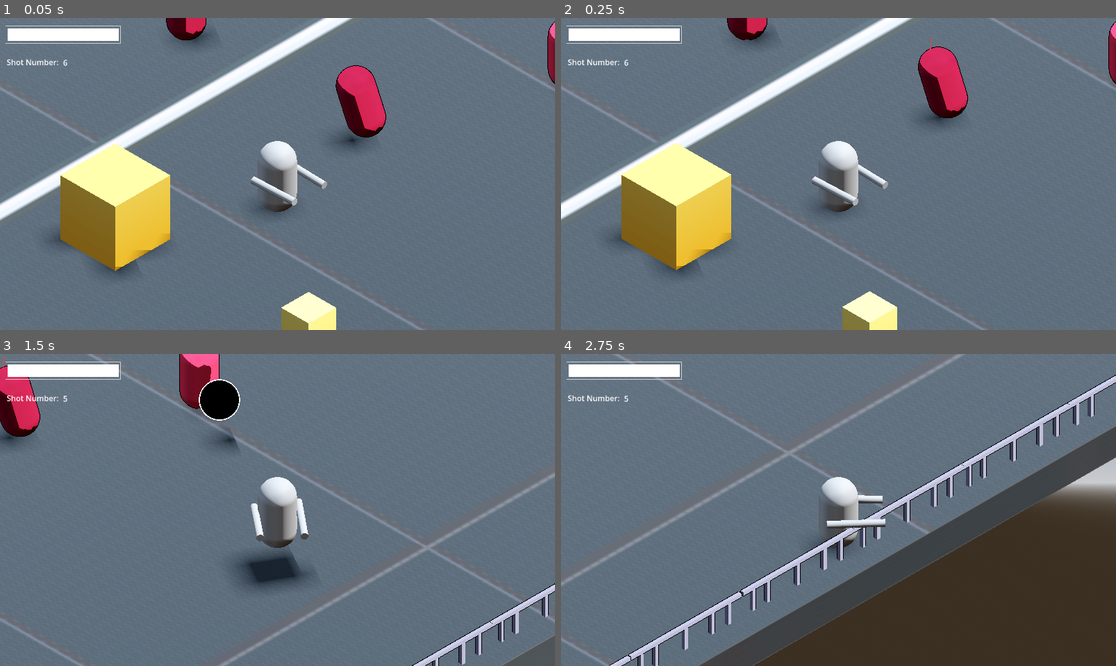
Above: before the commit, frames 1-4 (two rows, left to right).
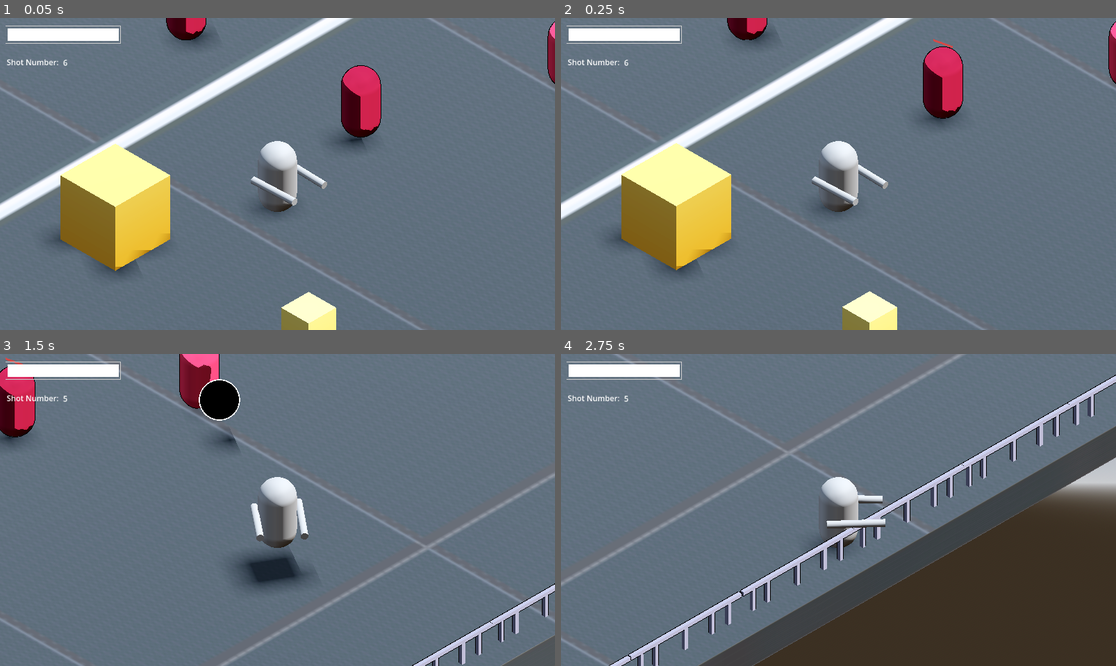
Above: after the commit, the same moments.

Repository: yashGhela/blame
Game: Godot game, scene res://levels/lab.tscn
Same seed, same stepped clock (60 frames per second), same inputs: the game is played once before the commit and once after it. The project has no main scene, so this scene is started directly.
Inputs (mouse positions are in pixels of both pictures, inside the frame that each line leads up to):
- Up to frame 1 (0.05 s): no input
- Up to frame 2 (0.25 s): no input
- Up to frame 3 (1.5 s): move the mouse to (399, 494) at 0.52 s; hold D (right) 0.53-1.28 s; right-click (399, 494) at 0.6 s; tap Space (jump) at 0.77 s; move the mouse to (166, 525) at 1.27 s; hold S (back) from 1.28 s (still down); tap F (fire) at 1.35 s
- Up to frame 4 (2.75 s): tap Space (jump) at 1.52 s; move the mouse to (894, 441) at 2.02 s; release S (back) at 2.03 s; hold D (right) from 2.03 s (still down); click (894, 441) at 2.1 s

The runs differ from the first frame. In frame 1, 0.5% of the frame differs, in the area x 60-70%, y 15-40%; in frame 2, 0.5%; in frame 3, 0.3%; in frame 4, nothing differs.

Commit message:
distancing kinda works, everything is all over the place rn supper time tho

Diff:
--- a/scripts/baton/chase.gd
+++ b/scripts/baton/chase.gd
@@ -8,15 +8,12 @@
 
 
 func enter():
-	print("Entering chase state")
 
 	player =get_tree().get_first_node_in_group("Player")
 
 
 
 func physics_update(_delta:float):
-
-	print("chasing")
 
 
 
--- a/scripts/pincer/chase.gd
+++ b/scripts/pincer/chase.gd
@@ -8,16 +8,12 @@
 
 
 func enter():
-	print("Entering chase state")
 
 	player =get_tree().get_first_node_in_group("Player")
 
 
 
 func physics_update(_delta:float):
-
-	print("pincer chasing")
-
 
 
 
--- a/scripts/striker/distance.gd
+++ b/scripts/striker/distance.gd
@@ -24,16 +24,16 @@
 	var direction = enemy.global_position.direction_to(player.global_position)
 	var distance = enemy.global_position.distance_to(player.global_position)
 
-	enemy.look_at(-player.global_position,Vector3.UP)
+	enemy.look_at(enemy.global_position + -direction, Vector3.UP)
 	direction.y = 0
 
 
 
-	if distance > 10.0:
+	if distance >= 10.0:
 		Transitioned.emit(self, "Idle")
 		return
 
-	if distance<10.0 and distance>5.0:
+	if distance>5.0:
 		Transitioned.emit(self,"Shoot")
 		return
 
--- a/scripts/striker/shoot.gd
+++ b/scripts/striker/shoot.gd
@@ -56,7 +56,7 @@
 	var dist = enemy.global_position.distance_to(player.global_position)
 
 	if wait_done:
-		if dist>10.0:
+		if dist>=10.0:
 			Transitioned.emit(self,"Idle")
 		elif dist<5.0:
 			Transitioned.emit(self,"Distance")
